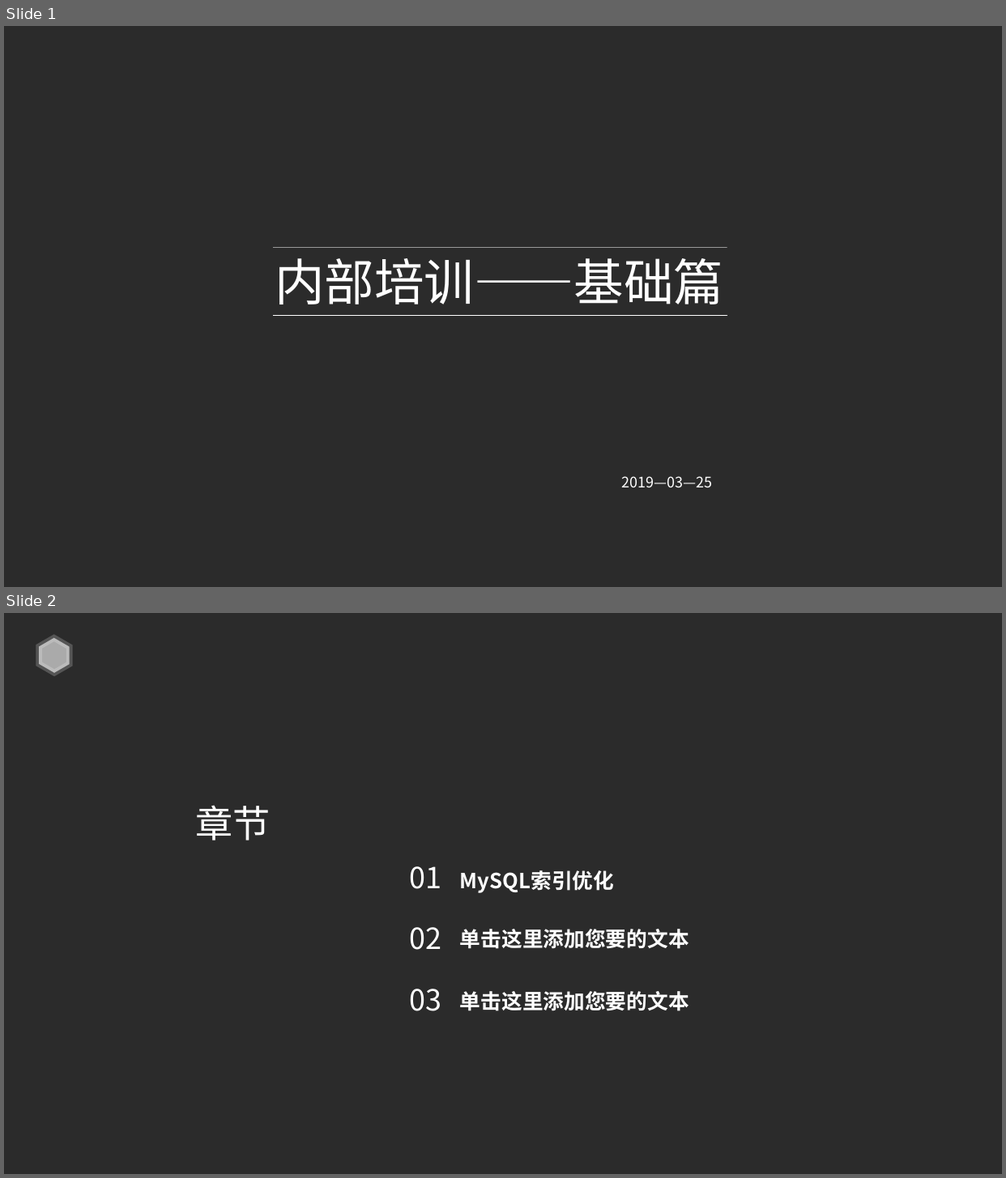
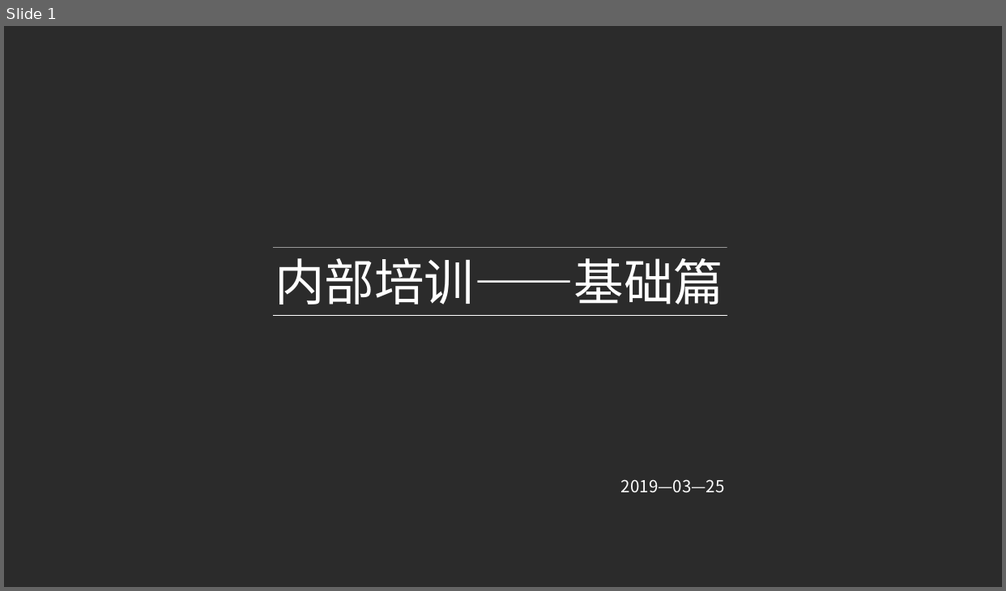
Before and after one commit to SilenceLoveLt/WorkSpaceNew, a slide deck: 工作/内部培训.pptx. Shown one above the other, each under a label of ours: slides 1 and 2 before the commit, slide 1 after it. The pictures are 1006x1178 and 1006x591 pixels, drawn with LibreOffice and Linux fonts; fonts in the diff are those of the drawing; background and template pictures are left out; a plain dark background stands for a picture behind light text. Boxes give left, top, right and bottom in pixels: in the first picture for what was removed or moved away, otherwise in the second. Text is boxed around its words. In the diff, an @@ line names an element or a change of style, - is before the commit and + after.

```diff
--- a/工作/内部培训.pptx
+++ b/工作/内部培训.pptx
@@ slide 2 removed at [4,613,1002,1174], background picture (left out) @@
@@ hexagon removed at [32,633,77,677] @@
@@ text removed at [196,805,270,841] @@
-章节
@@ text removed at [409,867,441,889] @@
-01
@@ text removed at [460,871,614,893] @@
-MySQL索引优化
@@ text removed at [409,927,441,950] @@
-02
@@ text removed at [460,929,689,949] @@
-单击这里添加您要的文本
@@ text removed at [409,989,441,1012] @@
-03
@@ text removed at [460,991,689,1012] @@
-单击这里添加您要的文本
@@ slide 1 changed as well @@
@@ text "2019—03—25" at [621,480,725,493]: size 14 to 16 pt @@
```
Also in this commit, not shown: 3 other slides changed, 3 slides added, 2 other slides removed, 16 other files.
